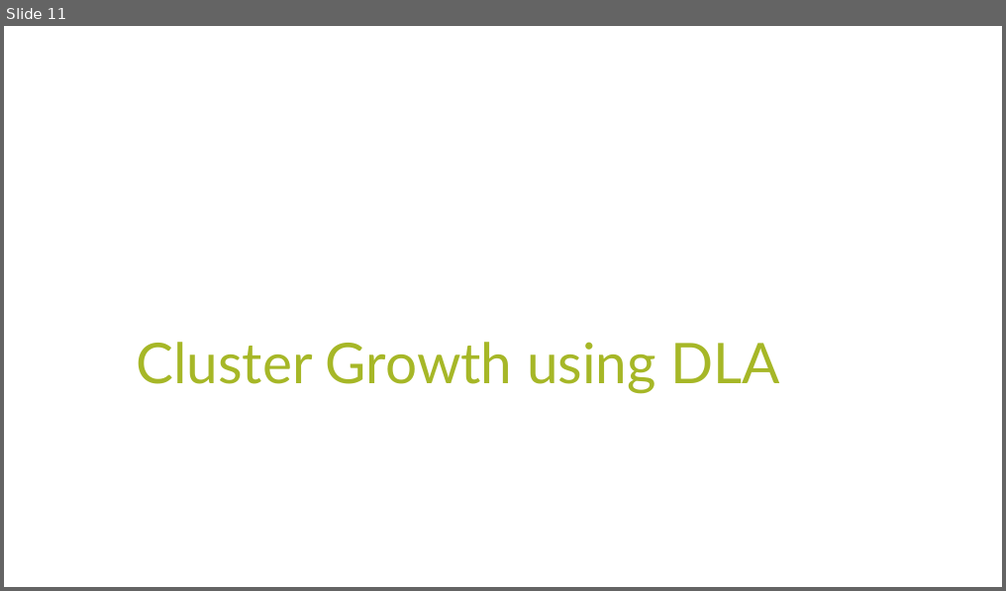
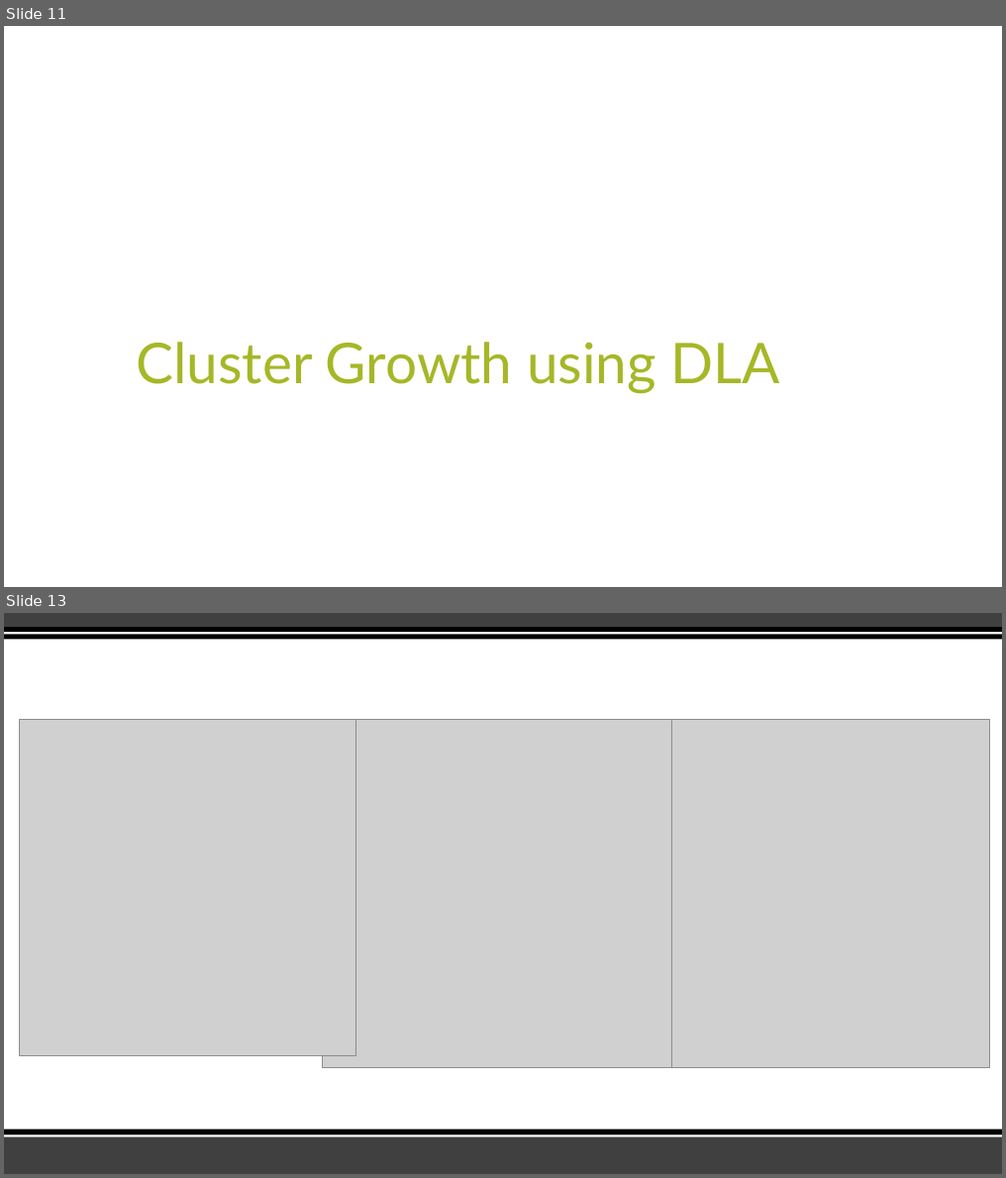
Before and after one commit to tahoeschrader/PHYS566_group4_project-1a_walk-diffusion-cluster, a slide deck: Presentation.pptx. Shown one above the other, each under a label of ours: slide 11 before the commit, slides 11 and 13 after it; the slides between them are not shown. The pictures are 1006x591 and 1006x1178 pixels, drawn with LibreOffice and Linux fonts; fonts in the diff are those of the drawing; grey boxes stand for pictures. Boxes give left, top, right and bottom in pixels: in the first picture for what was removed or moved away, otherwise in the second. Text is boxed around its words. In the diff, an @@ line names an element or a change of style, - is before the commit and + after.

```diff
--- a/Presentation.pptx
+++ b/Presentation.pptx
@@ slide 13 added at (x1=4, y1=613, x2=1002, y2=1174), background #FFFFFF @@
@@ rectangle added at (x1=4, y1=613, x2=1002, y2=627), fill #404040 @@
@@ rectangle added at (x1=4, y1=627, x2=1002, y2=639), fill #000000 @@
@@ rectangle added at (x1=4, y1=632, x2=1002, y2=634), fill #FFFFFF @@
@@ picture added at (x1=19, y1=719, x2=355, y2=1057) @@
@@ picture added at (x1=322, y1=719, x2=672, y2=1069) @@
@@ picture added at (x1=641, y1=719, x2=990, y2=1069) @@
@@ rectangle added at (x1=4, y1=1137, x2=1002, y2=1174), fill #404040 @@
@@ rectangle added at (x1=4, y1=1130, x2=1002, y2=1138), fill #000000 @@
@@ rectangle added at (x1=4, y1=1136, x2=1002, y2=1138), fill #FFFFFF @@
```
Also in this commit, not shown: 2 slides changed, 2 other slides added, 2 slides removed.
